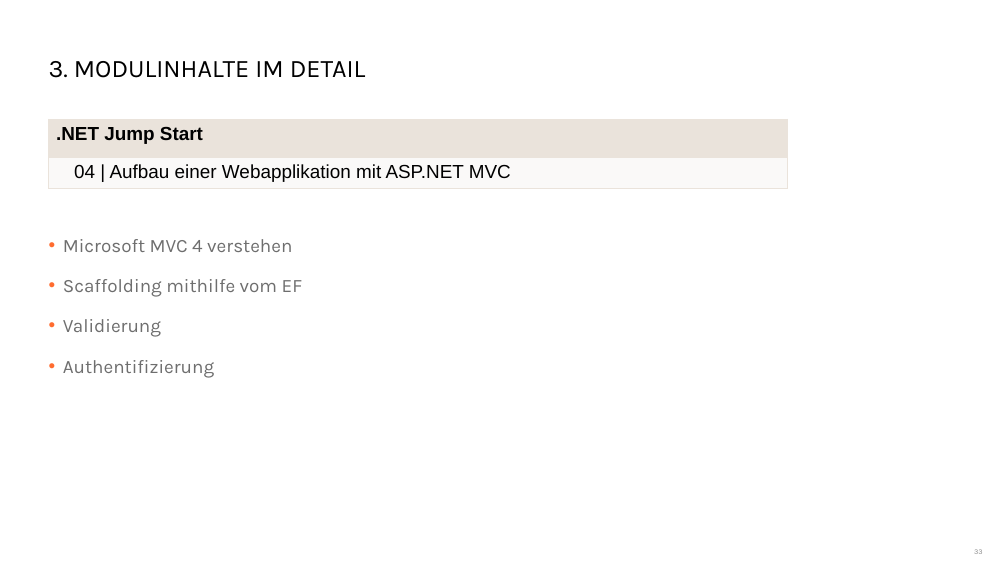
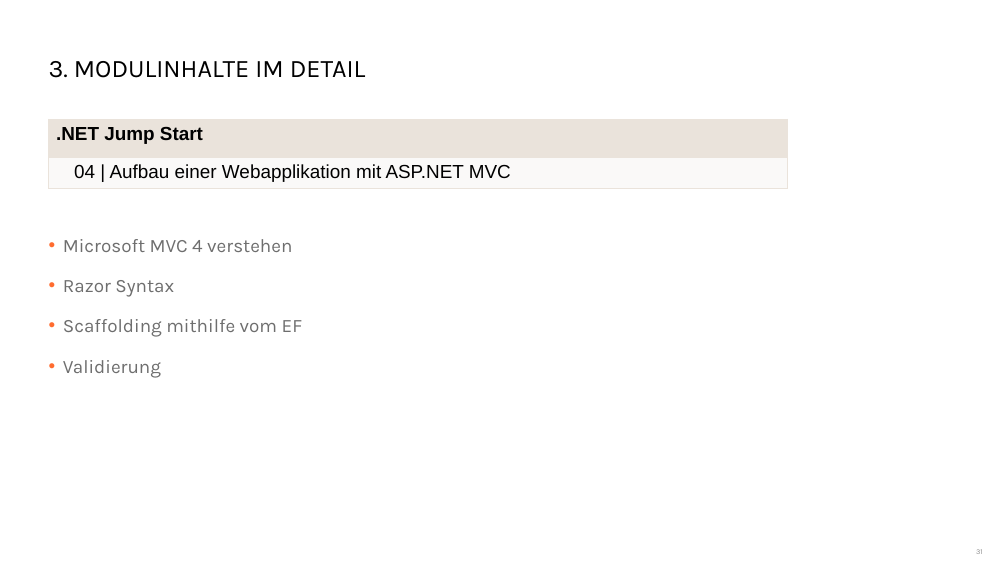
Before and after one commit to danielbeckmann/DotNETJumpStart, a slide deck: slide 31 of 01. Überblick/Überblick Workshop.pptx (slide 33 before the commit). Drawn at 1008x567 pixels with LibreOffice and Linux fonts; fonts in the diff are those of the drawing; background and template pictures are left out. Boxes give left, top, right and bottom in pixels: in the first picture for what was removed or moved away, otherwise in the second. Text is boxed around its words. In the diff, an @@ line names an element or a change of style, - is before the commit and + after.

```diff
--- a/01. Überblick/Überblick Workshop.pptx
+++ b/01. Überblick/Überblick Workshop.pptx
@@ text at (x1=63, y1=280, x2=174, y2=297): paragraph added @@
+• Razor Syntax
@@ text at (x1=63, y1=360, x2=214, y2=378): paragraph removed @@
-• Authentifizierung
@@ page number at (x1=976, y1=549, x2=983, y2=554): text changed @@
-33
+31
```
Also in this commit, not shown: 4 other slides changed, 1 slide added, 3 slides removed.
